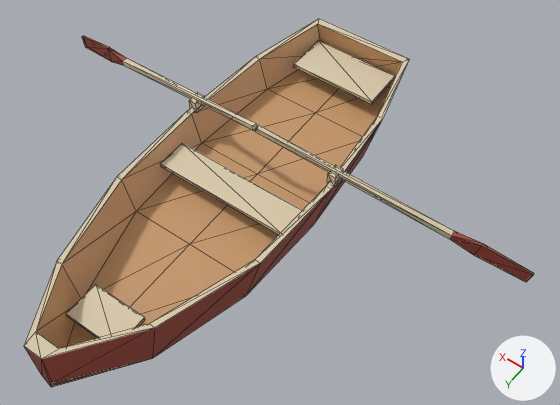
The Blender file assets-src/models/rowboat/rowboat.blend: old version first, new version second.
The view is the same before and after, from a camera (50 mm lens) standing at (-2.59, 2.91, 5.04) and looking at (-0.36, -0.2, 0.15). Every picture has the same lights, and +X, +Y and +Z are marked at lower right. The older version comes first. Mesh edges are drawn as thin lines.

In view in the first picture: 'rowboat'.
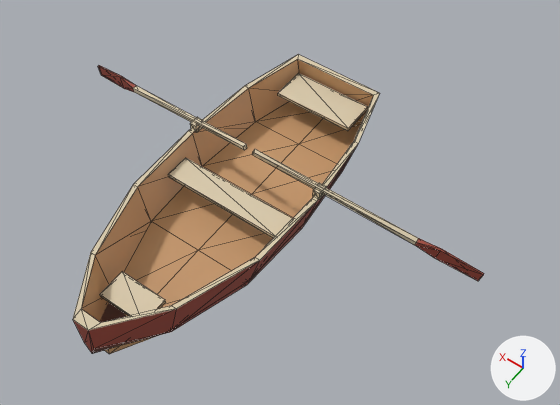
Location of each change, [x1, y1, x2, y2] in pixels of the pictures (560 x 405 px; the box of a moved part takes in the faces that stretch with it):
'rowboat', reshaped (19% narrower, 18% shorter)
    before: [24, 19, 534, 387]
    after: [73, 54, 484, 354]
part 1 of me_rowboat, moved or reshaped
    before: [160, 143, 302, 235]
    after: [168, 158, 293, 238]
part 2 of me_rowboat, moved or reshaped
    before: [293, 40, 395, 104]
    after: [278, 73, 368, 131]
part 3 of me_rowboat, moved or reshaped
    before: [66, 285, 145, 338]
    after: [100, 272, 166, 316]
part 4 of me_rowboat, moved or reshaped
    before: [189, 92, 204, 113]
    after: [190, 117, 203, 132]
part 5 of me_rowboat, moved or reshaped
    before: [327, 165, 343, 187]
    after: [313, 183, 326, 200]
part 6 of me_rowboat, moved or reshaped
    before: [82, 36, 257, 131]
    after: [98, 65, 247, 150]
part 7 of me_rowboat, moved or reshaped
    before: [255, 125, 534, 282]
    after: [252, 149, 484, 281]
part 8 of me_rowboat, moved or reshaped
    before: [24, 19, 409, 387]
    after: [73, 54, 380, 354]

The edits, one by one:
me_rowboat is used by ob_rowboat; location (0.0, 0.0, 0.0).
me_rowboat had 132 vertices, 232 faces and spanned x -2.3..2.3, y -2.0..1.97, z -0.26..0.66.
me_rowboat now has 132 vertices, 232 faces and spans x -1.99..1.99, y -1.6..1.6, z -0.25..0.48.
me_rowboat part 1: the loose piece of 8 vertices spanning x -0.61..0.61, y -0.17..0.11, z 0.23..0.26 is scaled about its middle by (0.899, 0.806, 1), then moved by (0.0, 0.02, -0.1).
me_rowboat part 2: the loose piece of 8 vertices spanning x -0.41..0.41, y -1.9..-1.5, z 0.23..0.26 is scaled about its middle by (0.899, 0.806, 1), then moved by (0.0, 0.34, -0.1).
me_rowboat part 3: the loose piece of 8 vertices spanning x -0.23..0.23, y 1.25..1.55, z 0.23..0.26 is scaled about its middle by (0.899, 0.806, 1), then moved by (0.0, -0.26, -0.1).
me_rowboat part 4: the loose piece of 8 vertices spanning x 0.65..0.72, y -0.54..-0.43, z 0.38..0.49 is scaled about its middle by (0.899, 0.806, 0.707), then moved by (-0.07, 0.11, -0.13).
me_rowboat part 5: the loose piece of 8 vertices spanning x -0.72..-0.65, y -0.54..-0.43, z 0.38..0.49 is scaled about its middle by (0.899, 0.806, 0.707), then moved by (0.07, 0.11, -0.13).
me_rowboat part 6: the loose piece of 16 vertices spanning x 0.0..2.3, y -0.72..-0.36, z 0.09..0.66 is scaled about its middle by 0.85, then moved by (-0.14, 0.11, -0.13).
me_rowboat part 7: the loose piece of 16 vertices spanning x -2.3..0.0, y -0.72..-0.36, z 0.09..0.66 is scaled about its middle by 0.85, then moved by (0.14, 0.11, -0.13).
me_rowboat part 8: 60 of 132 vertices moved; they spanned x -0.72..0.72, y -2.0..1.97, z -0.26..0.61 and now span x -0.65..0.65, y -1.6..1.6, z -0.25..0.42; mean shift (0.0, 0.01, -0.11); largest move (-0.37, -1.93, 0.08) -> (-0.34, -1.54, -0.1).
